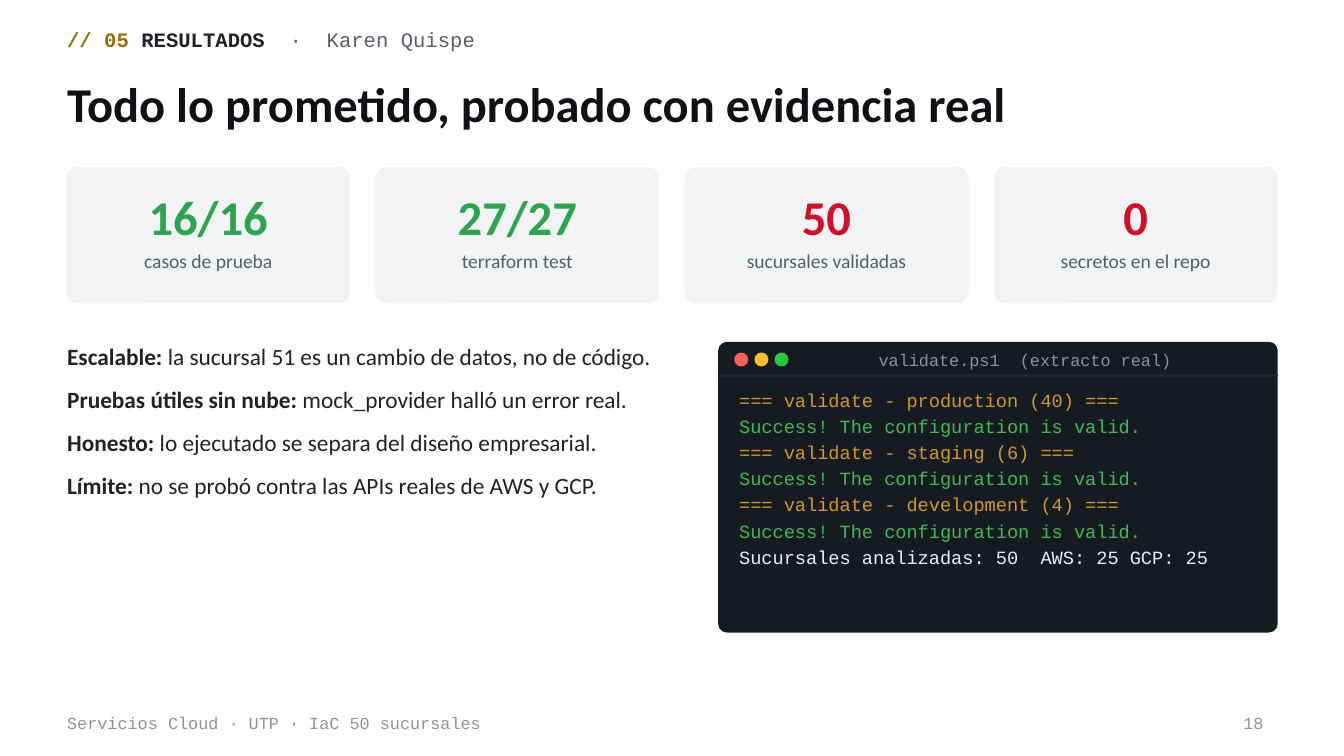
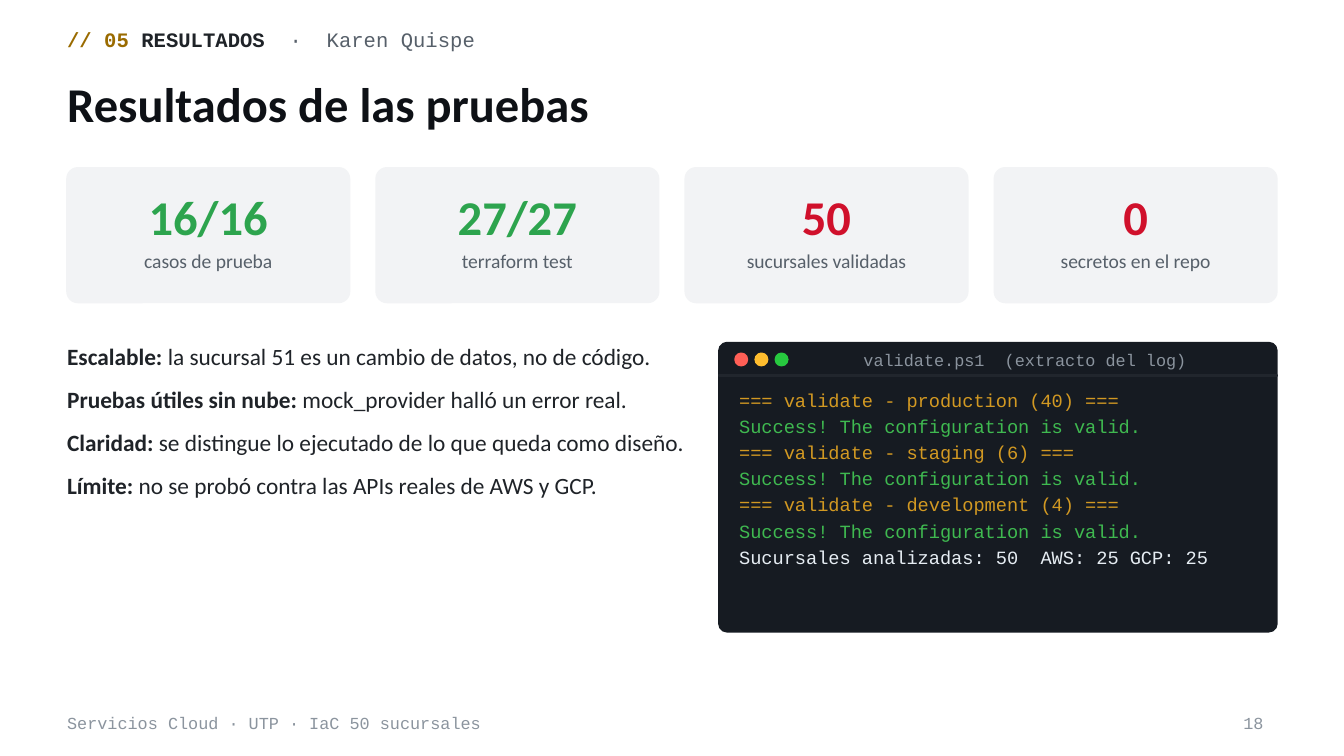
Before and after one commit to ThiagoIcochea/ServiciosCloudIAC, a slide deck: slide 18 of docs/academic/Sustentacion-IaC-50-Sucursales.pptx. Drawn at 1344x756 pixels with LibreOffice and Linux fonts; fonts in the diff are those of the drawing. Boxes give left, top, right and bottom in pixels: in the first picture for what was removed or moved away, otherwise in the second. Text is boxed around its words. In the diff, an @@ line names an element or a change of style, - is before the commit and + after.

```diff
--- a/docs/academic/Sustentacion-IaC-50-Sucursales.pptx
+++ b/docs/academic/Sustentacion-IaC-50-Sucursales.pptx
@@ title at bbox=[67, 88, 589, 130]: text changed @@
-Todo lo prometido, probado con evidencia real
+Resultados de las pruebas
@@ text at bbox=[863, 354, 1186, 370]: text changed @@
-validate.ps1 (extracto real)
+validate.ps1 (extracto del log)
@@ text at bbox=[67, 434, 684, 455]: text changed @@
-• Honesto: lo ejecutado se separa del diseño empresarial.
+• Claridad: se distingue lo ejecutado de lo que queda como diseño.
```
Also in this commit, not shown: 5 other slides changed, 2 slides added, 20 other files.
